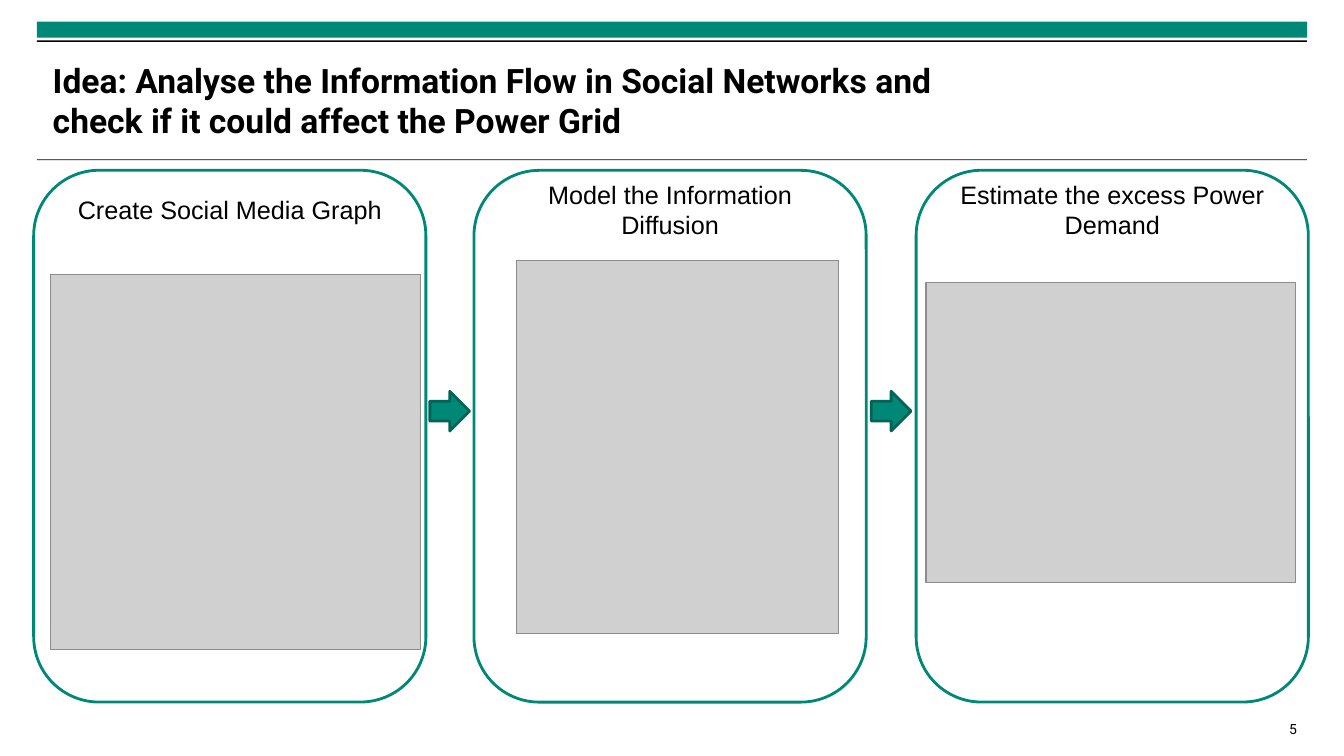
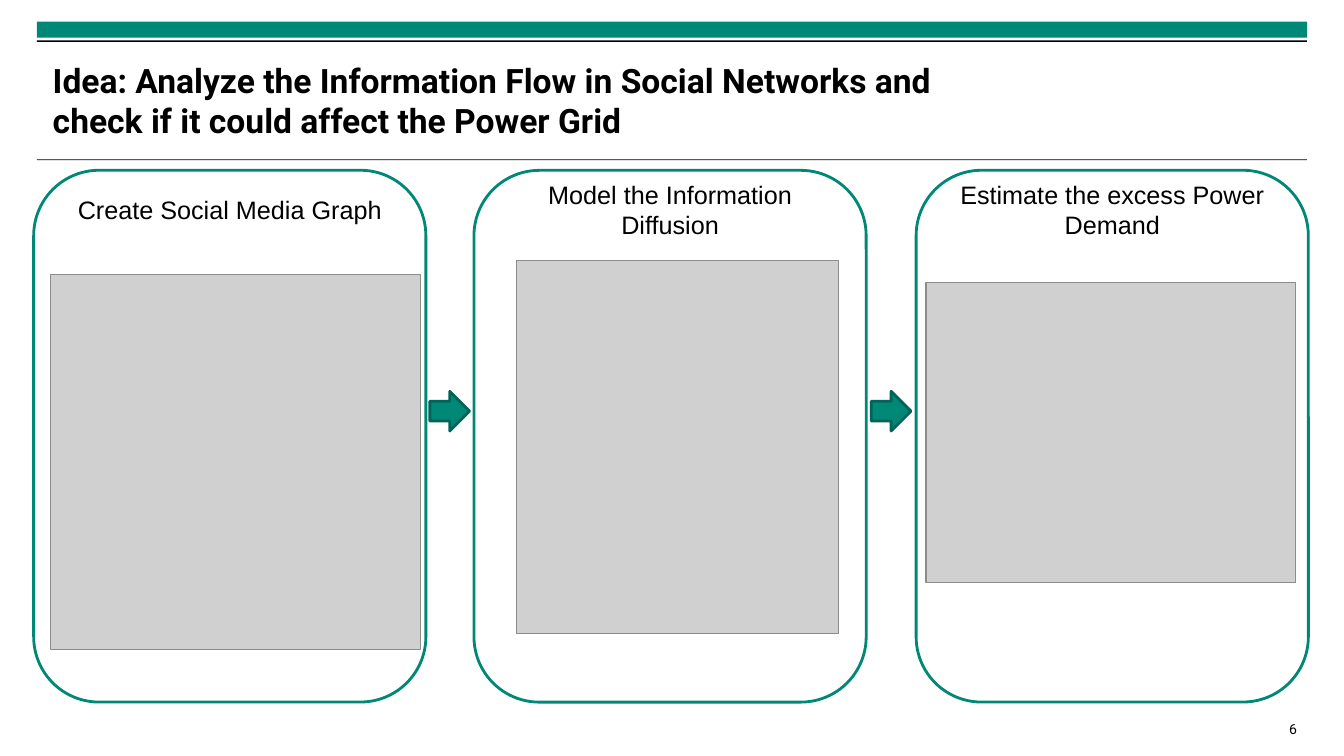
Before and after one commit to isabella-grieser/Modeling-and-Monitoring-Social-Media-Dynamics-to-predict-Electricity-Demand-Peaks, a slide deck: slide 6 of presentations/Zwischenpräsentation.pptx (slide 5 before the commit). Drawn at 1344x756 pixels with LibreOffice and Linux fonts; fonts in the diff are those of the drawing; grey boxes stand for pictures; background and template pictures are left out. Boxes give left, top, right and bottom in pixels: in the first picture for what was removed or moved away, otherwise in the second. Text is boxed around its words. In the diff, an @@ line names an element or a change of style, - is before the commit and + after.

```diff
--- a/presentations/Zwischenpräsentation.pptx
+++ b/presentations/Zwischenpräsentation.pptx
@@ title at [53, 67, 931, 134]: text changed @@
-Idea: Analyse the Information Flow in Social Networks and check if it could affect the Power Grid
+Idea: Analyze the Information Flow in Social Networks and check if it could affect the Power Grid
@@ page number at [1289, 724, 1297, 734]: text changed @@
-5
+6
```
Also in this commit, not shown: 11 other slides changed, 1 slide added, 9 other files.
